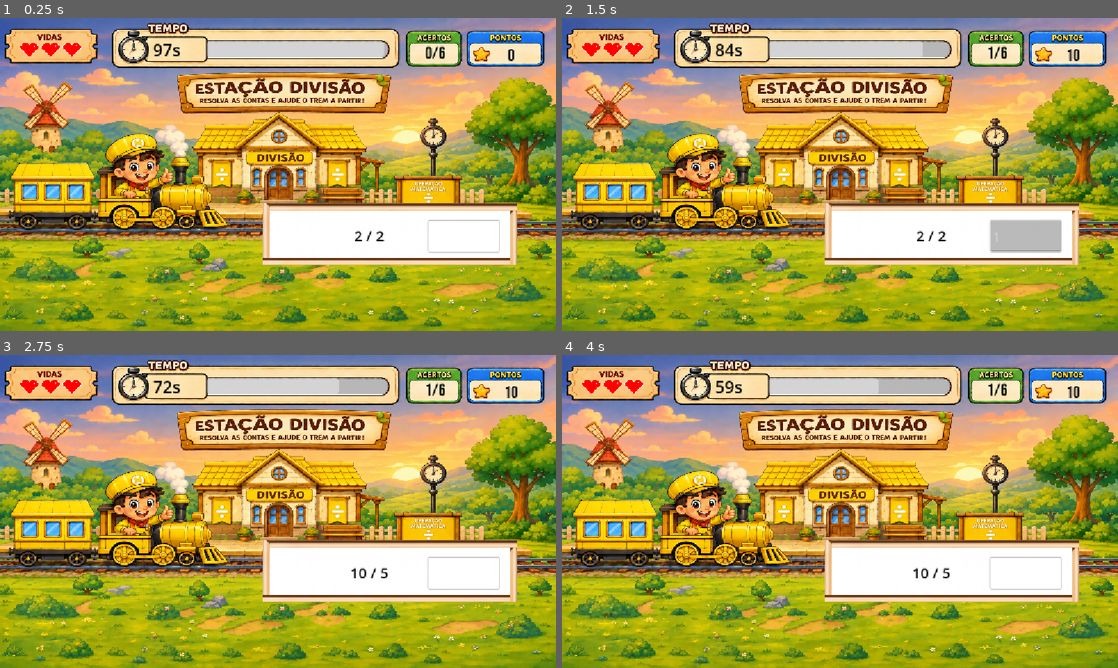
Above: before the commit, frames 1-4 (two rows, left to right).
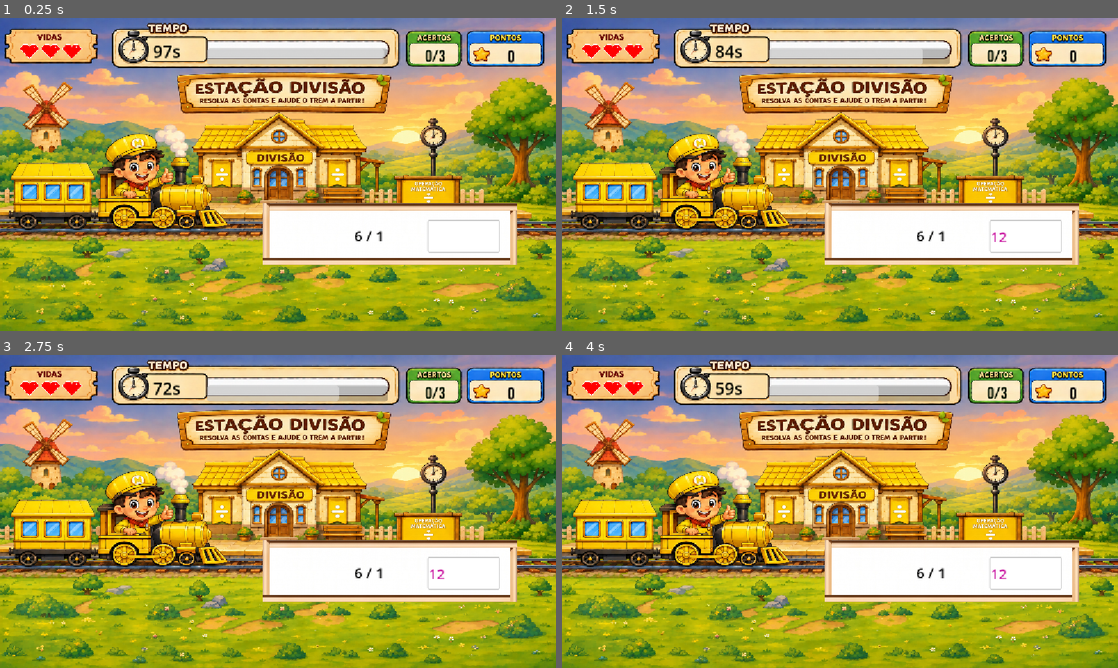
Above: after the commit, the same moments.

Repository: YuuZacK/ExpressoNumerico
Game: Godot game, scene res://cenas/niveis/estacao-divisao.tscn
The game is run twice, just before and just after one commit, with the same random seed, the same clock (stepped at 60 frames per second) and the same inputs. This scene is started directly instead of the project's main scene.
Inputs (mouse positions are in pixels of both pictures, inside the frame that each line leads up to):
- Up to frame 1 (0.25 s): no input
- Up to frame 2 (1.5 s): click (1023, 237) at 0.52 s; type "12" at 0.6 s; tap Enter at 1.25 s; move the mouse to (962, 158) at 1.27 s
- Up to frame 3 (2.75 s): move the mouse to (166, 527) at 2.02 s
- Up to frame 4 (4 s): move the mouse to (895, 442) at 2.77 s; move the mouse to (812, 574) at 3.52 s

The runs differ from the first frame. In frame 1, 1.8% of the frame differs, in the area x 3-93%, y 7-72%; in frame 2, 3.1%, in the area x 3-94%, y 7-75%; in frame 3, 2.0%; in frame 4, 2.1%.
Error after the commit: Division by zero error in operator '/'. (res://cenas/niveis/estacao_divisao.gd:28)

Commit message:
feat: add Randomização de Perguntas

Diff:
--- a/cenas/niveis/estacao_divisao.gd
+++ b/cenas/niveis/estacao_divisao.gd
@@ -4,37 +4,8 @@
 @onready var caixa_resposta = $CaixaDeResposta
 @onready var caixa_calculo = $CaixaCalculo
 
-@export var niveis: Array[Dictionary] = [
-	{"nivel": 1,
-	 "calculo": "2 / 2",
-	 "resultado": 1
-	},
-
-	{"nivel": 2,
-	 "calculo": "10 / 5",
-	 "resultado": 2
-	},
-
-	{"nivel": 3,
-	 "calculo": "6 / 2 ",
-	 "resultado": 3
-	},
-
-	{"nivel": 4,
-	"calculo": "8 / 2",
-	"resultado": 4
-	},
-
-	{"nivel": 5,
-	"calculo": "10 / 10",
-	"resultado": 5
-	},
-
-	{"nivel": 6,
-	 "calculo": "24 / 4 ",
-	 "resultado": 6
-	}
-]
+@export var max_niveis: int =5
+@export var niveis: Array[Dictionary] = []
 
 var indice_atual: int = 0
 var nivel_atual: Dictionary = {}
@@ -45,7 +16,23 @@
 	if caixa_resposta and not caixa_resposta.text_changed.is_connected(_on_caixa_de_resposta_text_changed):
 		caixa_resposta.text_changed.connect(_on_caixa_de_resposta_text_changed)
 
+	carregar_perguntas()
 	carregar_nivel_atual()
+
+func carregar_perguntas() -> void:
+	for i in max_niveis:
+		var valor1: int = randi_range(0,10)
+		var valor2: int = randi_range(0,10)
+
+		var texto_calculo: String = "{v1} / {v2}".format({"v1": valor1, "v2": valor2})
+		var conta_resultado: int = valor1 / valor2
+
+		niveis.append({
+			"nivel": i + 1,
+			"calculo": texto_calculo,
+			"resultado": conta_resultado
+		})
+	print(niveis)
 
 
 func carregar_nivel_atual() -> void:
--- a/cenas/niveis/estacao_multiplicacao.gd
+++ b/cenas/niveis/estacao_multiplicacao.gd
@@ -4,37 +4,8 @@
 @onready var caixa_resposta = $CaixaDeResposta
 @onready var caixa_calculo = $CaixaCalculo
 
-@export var niveis: Array[Dictionary] = [
-	{"nivel": 1,
-	 "calculo": "2 x 2",
-	 "resultado": 4
-	},
-
-	{"nivel": 2,
-	 "calculo": "5 x 2",
-	 "resultado": 10
-	},
-
-	{"nivel": 3,
-	 "calculo": "3 x 4",
-	 "resultado": 12
-	},
-
-	{"nivel": 4,
-	"calculo": "6 x 3",
-	"resultado": 18
-	},
-
-	{"nivel": 5,
-	"calculo": "4 x 4",
-	"resultado": 16
-	},
-
-	{"nivel": 6,
-	 "calculo": "7 x 5",
-	 "resultado": 35
-	}
-]
+@export var max_niveis: int = 5
+@export var niveis: Array[Dictionary] = []
 
 var indice_atual: int = 0
 var nivel_atual: Dictionary = {}
@@ -45,8 +16,23 @@
 	if caixa_resposta and not caixa_resposta.text_changed.is_connected(_on_caixa_de_resposta_text_changed):
 		caixa_resposta.text_changed.connect(_on_caixa_de_resposta_text_changed)
 
+	carregar_perguntas()
 	carregar_nivel_atual()
 
+func carregar_perguntas() -> void:
+	for i in max_niveis:
+		var valor1: int = randi_range(0,10)
+		var valor2: int = randi_range(0,10)
+
+		var texto_calculo: String = "{v1} x {v2}".format({"v1": valor1, "v2": valor2})
+		var conta_resultado: int = valor1 * valor2
+
+		niveis.append({
+			"nivel": i + 1,
+			"calculo": texto_calculo,
+			"resultado": conta_resultado
+		})
+	print(niveis)
 
 func carregar_nivel_atual() -> void:
 	if indice_atual < niveis.size():
--- a/cenas/niveis/estacao_subtracao.gd
+++ b/cenas/niveis/estacao_subtracao.gd
@@ -5,47 +5,31 @@
 @onready var caixa_calculo = $CaixaCalculo # Referência ao Label da conta
 
 # Lista de níveis exposta no Inspetor do Godot 4
-@export var niveis: Array[Dictionary] = [
-	{
-		"nivel": 1,
-		"calculo": "1-1",
-		"resultado": 0
-	},
-	{
-		"nivel": 2,
-		"calculo": "2-3",
-		"resultado": 1
-	},
-	{
-		"nivel": 3,
-		"calculo": "1-3",
-		"resultado": 2
-	},
-	{
-		"nivel": 4,
-		"calculo": "5-2",
-		"resultado": 3
-	},
-
-	{
-	"nivel": 5,
-	"calculo": "6-2",
-	"resultado": 4
-	},
-
-	{
- 	"nivel": 6,
-	"calculo": "7-2",
-	"resultado": 5
-	}
-]
+@export var max_niveis: int =5
+@export var niveis: Array[Dictionary] = []
 
 var indice_atual: int = 0
 var nivel_atual: Dictionary = {}
 var aguardando_transicao: bool = false
 
 func _ready() -> void:
+	carregar_perguntas()
 	carregar_nivel_atual()
+
+func carregar_perguntas() -> void:
+	for i in max_niveis:
+		var valor1: int = randi_range(0,10)
+		var valor2: int = randi_range(0,10)
+
+		var texto_calculo: String = "{v1} - {v2}".format({"v1": valor1, "v2": valor2})
+		var conta_resultado: int = valor1 - valor2
+
+		niveis.append({
+			"nivel": i + 1,
+			"calculo": texto_calculo,
+			"resultado": conta_resultado
+		})
+	print(niveis)
 
 ## Carrega os dados do nível atual e atualiza a interface
 func carregar_nivel_atual() -> void:
--- a/hud.tscn
+++ b/hud.tscn
@@ -12,9 +12,9 @@
 anchor_right = 0.058000002
 anchor_bottom = 0.002
 offset_left = 429.0
-offset_top = 48.0
+offset_top = 63.0
 offset_right = 737.184
-offset_bottom = 79.704
+offset_bottom = 94.704
 value = 100.0
 show_percentage = false
 
@@ -25,9 +25,9 @@
 anchor_right = 0.832
 anchor_bottom = 0.17400001
 offset_left = -7.2400513
-offset_top = 2.1039963
+offset_top = 9.103996
 offset_right = -5.4639893
-offset_bottom = 28.247993
+offset_bottom = 35.247993
 theme_override_colors/font_color = Color(0.03190968, 0.0841428, 0.017608875, 1)
 theme_override_fonts/font = ExtResource("1_64ctp")
 theme_override_font_sizes/font_size = 35
@@ -42,9 +42,9 @@
 anchor_right = 0.94400007
 anchor_bottom = 0.132
 offset_left = 11.303955
-offset_top = 3.2159958
+offset_top = 6.215996
 offset_right = 14.511963
-offset_bottom = 60.463997
+offset_bottom = 63.463997
 theme_override_colors/font_color = Color(0.032967977, 0.032967992, 0.03296798, 1)
 theme_override_fonts/font = ExtResource("1_64ctp")
 theme_override_font_sizes/font_size = 35
@@ -54,9 +54,9 @@
 
 [node name="CaixaDeVidas" type="HBoxContainer" parent="." unique_id=132220806]
 offset_left = 41.0
-offset_top = 46.0
+offset_top = 49.0
 offset_right = 169.0
-offset_bottom = 86.0
+offset_bottom = 89.0
 
 [node name="Vida1" type="TextureRect" parent="CaixaDeVidas" unique_id=894211388]
 custom_minimum_size = Vector2(40, 40)
@@ -81,9 +81,9 @@
 
 [node name="TextoTempo" type="Label" parent="." unique_id=1685393002]
 offset_left = 317.0
-offset_top = 41.0
+offset_top = 44.0
 offset_right = 387.0
-offset_bottom = 83.0
+offset_bottom = 93.0
 theme_override_colors/font_color = Color(0.015067441, 0.027561046, 0.0018345141, 1)
 theme_override_font_sizes/font_size = 35
 text = "100"
